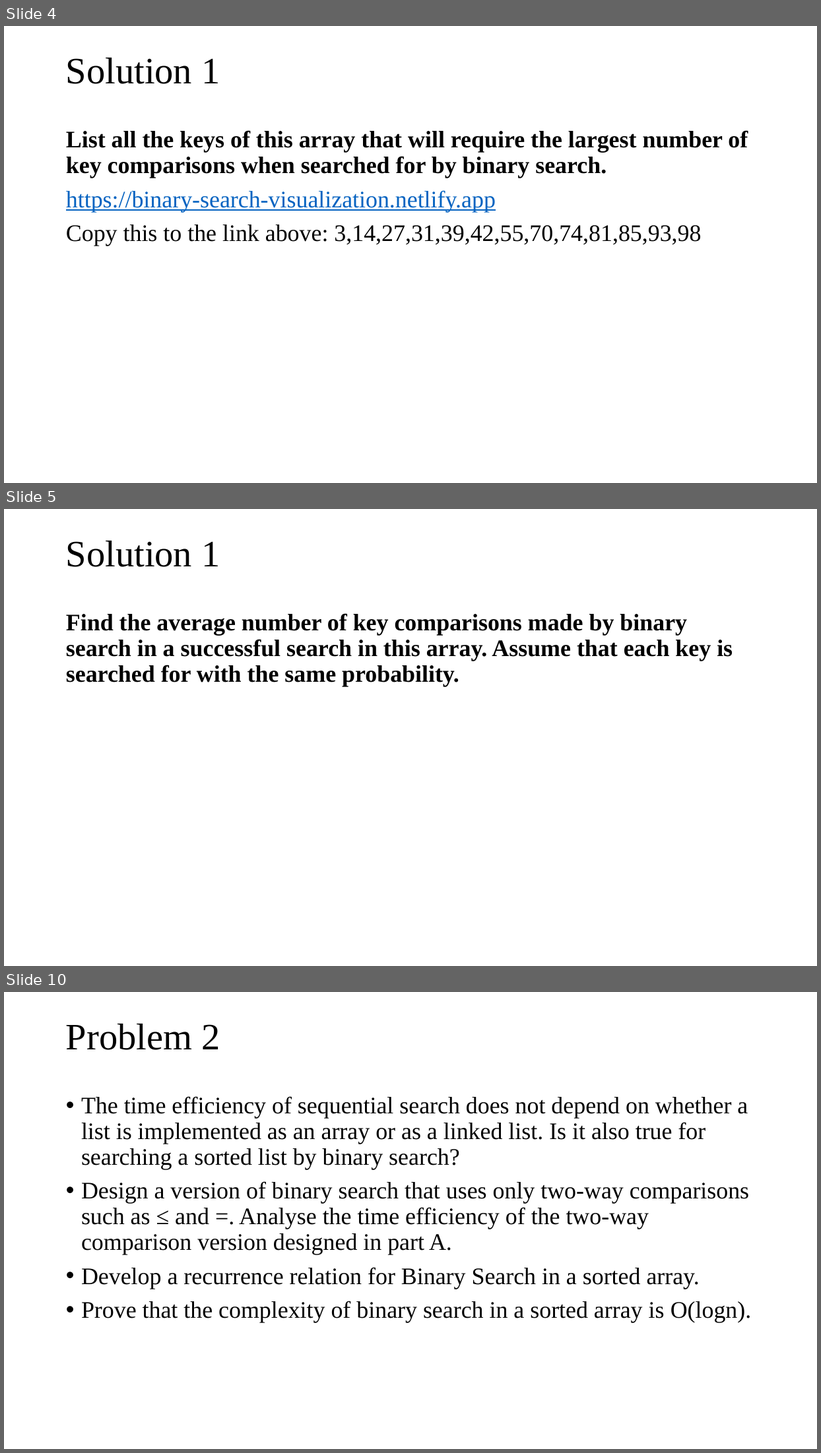
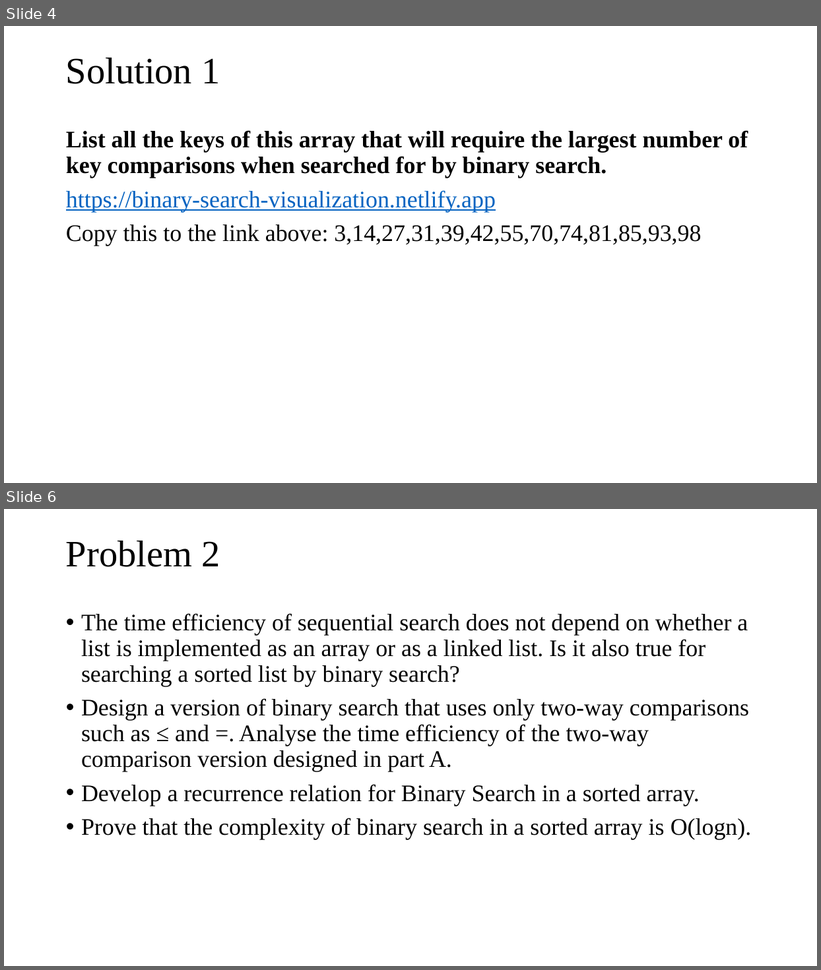
Before and after one commit to tamlhp/2801ict, a slide deck: week-7&8/problem-set/2801ict-week7&8.pptx. Shown one above the other, each under a label of ours: slides 4, 5 and 10 before the commit, slides 4 and 6 after it; the slides between them are not shown. The pictures are 821x1453 and 821x970 pixels, drawn with LibreOffice and Linux fonts; fonts in the diff are those of the drawing. Boxes give left, top, right and bottom in pixels: in the first picture for what was removed or moved away, otherwise in the second. Text is boxed around its words. In the diff, an @@ line names an element or a change of style, - is before the commit and + after.

```diff
--- a/week-7&8/problem-set/2801ict-week7&8.pptx
+++ b/week-7&8/problem-set/2801ict-week7&8.pptx
@@ slide 5 removed at bbox=[4, 509, 817, 966], background #FFFFFF @@
@@ title removed at bbox=[66, 540, 220, 567] @@
-Solution 1
@@ text removed at bbox=[66, 613, 733, 687] @@
-Find the average number of key comparisons made by binary search in a successful search in this array. Assume that each key is searched for with the same probability.
@@ what was slide 10 is now slide 6 @@
```
Also in this commit, not shown: 1 slide added, 4 other slides removed, 1 other file.
